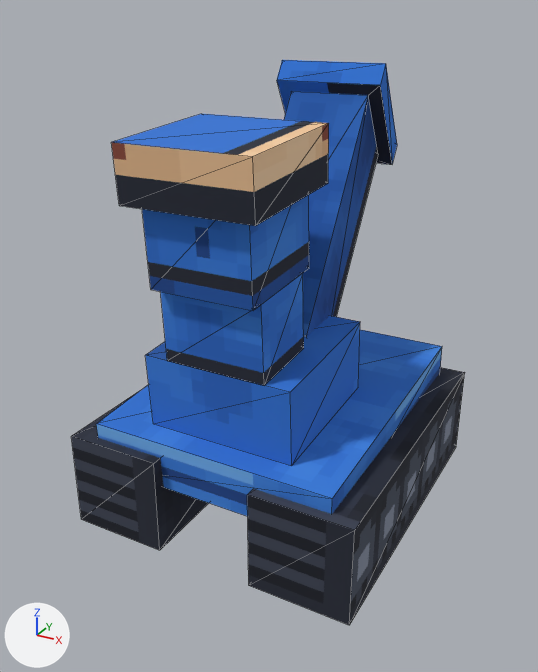
One commit to the glTF model public/assets/models/units/artillery_blue.glb: the scene before it, then after it.
Before and after are seen from a 50 mm lens placed at (0.811, -1.556, 1.21), pointed at (-0.007, -0.069, 0.466). Arrows for +X, +Y and +Z are at lower left; the lights stay in place. The older version comes first. Mesh edges are drawn as thin lines. Vertices at exactly the same position are counted once.

Names of what the first picture shows: 'barrel', 'chassis', 'hull', 'turret'.
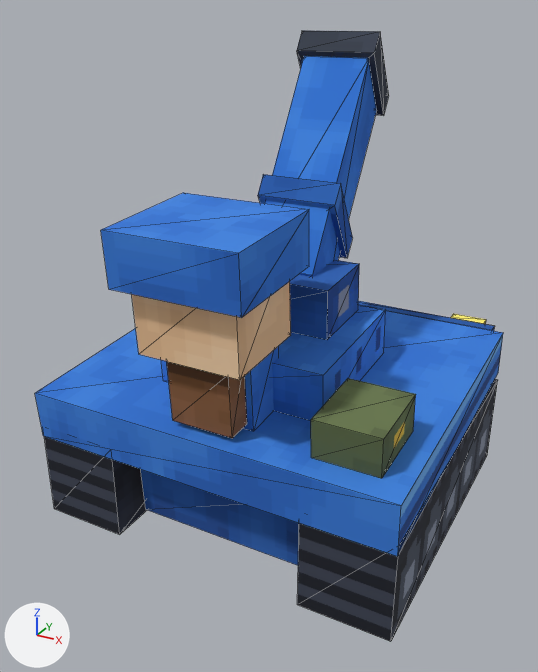
ob_root is not drawn itself; it is the parent of ob_chassis, ob_hull.

Where the change shows, as pixel boxes [x1, y1, x2, y2] in the pictures (538 x 672 px; the box of a moved part takes in the faces that stretch with it):
'turret', reshaped, rescaled, moved (14% wider, 30% shorter)
    before: [111, 114, 360, 466]
    after: [101, 193, 386, 438]
'hull', reshaped, rescaled, moved
    before: [96, 330, 442, 516]
    after: [35, 301, 503, 565]
'chassis', reshaped, rescaled, moved (15% wider)
    before: [71, 367, 465, 625]
    after: [44, 379, 498, 642]
'barrel', reshaped, rescaled, moved
    before: [277, 60, 397, 337]
    after: [258, 30, 389, 277]
part 1 of me_chassis_rigid_batch, moved or reshaped
    before: [71, 390, 208, 550]
    after: [44, 436, 147, 535]
part 2 of me_chassis_rigid_batch, moved or reshaped
    before: [247, 367, 465, 625]
    after: [297, 379, 498, 642]
part 4 of me_turret_rigid_batch, moved or reshaped
    before: [142, 195, 309, 310]
    after: [132, 281, 291, 380]
part 5 of me_turret_rigid_batch, added (blue)
    after: [101, 193, 309, 318]
part 6 of me_turret_rigid_batch, added (blue)
    after: [243, 346, 279, 431]
part 7 of me_turret_rigid_batch, added (blue)
    after: [161, 304, 386, 421]
part 8 of me_turret_rigid_batch, deleted (blue)
    before: [160, 273, 304, 385]
part 9 of me_turret_rigid_batch, deleted
    before: [111, 114, 329, 226]
part 10 of me_turret_rigid_batch, deleted (blue)
    before: [145, 316, 360, 466]
part 11 of me_turret_rigid_batch, added (blue)
    after: [290, 260, 359, 340]
part 12 of me_turret_rigid_batch, added (brown)
    after: [167, 362, 247, 438]

What changed in the scene script:
```text
Change me_chassis_rigid_batch:
    used by ob_chassis; parent = ob_root; location = (0.0, 0.0, 0.125)
    remove me_chassis_rigid_batch.from_pydata(...)  # 16 vertices, 24 faces; spans x -0.375..0.375, y -0.406..0.406, z -0.125..0.125
    add me_chassis_rigid_batch.from_pydata(...)  # 16 vertices, 24 faces; spans x -0.938..0.938, y -0.812..0.812, z -0.25..0.25
    me_chassis_rigid_batch part 1: the loose piece of 8 vertices spanning x -0.375..-0.125, y -0.406..0.406, z -0.125..0.125 is scaled about its middle by (1.75, 2, 2), then moved by (-0.469, 0.0, 0.0)
    me_chassis_rigid_batch part 2: the loose piece of 8 vertices spanning x 0.125..0.375, y -0.406..0.406, z -0.125..0.125 is scaled about its middle by (1.75, 2, 2), then moved by (0.469, 0.0, 0.0)
Change me_hull_rigid_batch:
    used by ob_hull; parent = ob_root; location = (0.0, 0.0, 0.188); rotation_euler = (0.0606, 0.0, 0.0), in degrees (3.5, 0, 0)
    remove me_hull_rigid_batch.from_pydata(...)  # 8 vertices, 12 faces; spans x -0.312..0.312, y -0.375..0.375, z 0.0..0.125
    add me_hull_rigid_batch.from_pydata(...)  # 48 vertices, 62 faces; spans x -0.938..0.938, y -0.812..0.938, z -0.25..0.562
    me_hull_rigid_batch part 3: 8 vertices removed from x -0.312..0.312, y -0.375..0.375, z 0.0..0.125; 48 vertices added at x -0.938..0.938, y -0.812..0.938, z -0.25..0.562
Change me_turret_rigid_batch:
    used by ob_turret; parent = ob_hull; location = (0.0, -0.125, 0.125)
    remove me_turret_rigid_batch.from_pydata(...)  # 32 vertices, 42 faces; spans x -0.188..0.188, y -0.25..0.188, z 0.0..0.688
    add me_turret_rigid_batch.from_pydata(...)  # 72 vertices, 94 faces; spans x -0.438..0.438, y -0.812..0.375, z 0.0..0.938
    me_turret_rigid_batch part 4: the loose piece of 8 vertices spanning x -0.125..0.125, y -0.219..0.031, z 0.375..0.625 is scaled about its middle by (2, 1.75, 1.75), then moved by (0.0, -0.438, 0.094)
    me_turret_rigid_batch part 5: a new loose piece, a box spanning x -0.312..0.312, y -0.812..-0.25, z 0.688..0.938, in mat_look (picture img_look)
    me_turret_rigid_batch part 6: the loose piece of 8 vertices spanning x -0.125..0.125, y -0.219..0.031, z 0.375..0.625 is copied, and the copy is scaled about its middle by (1.5, 1, 1.5), then moved by (0.0, -0.344, -0.312); it spans x -0.188..0.188, y -0.562..-0.312, z 0.0..0.375
    me_turret_rigid_batch part 7: a new loose piece, a box spanning x -0.438..0.438, y -0.375..0.375, z 0.0..0.25, in mat_look (picture img_look)
    me_turret_rigid_batch part 8: the loose piece of 8 vertices spanning x -0.125..0.125, y -0.188..0.0, z 0.188..0.375 is deleted
    me_turret_rigid_batch part 9: the loose piece of 8 vertices spanning x -0.156..0.156, y -0.25..0.062, z 0.562..0.688 is deleted
    me_turret_rigid_batch part 10: the loose piece of 8 vertices spanning x -0.188..0.188, y -0.188..0.188, z 0.0..0.188 is deleted
    me_turret_rigid_batch part 11: 32 vertices added at x -0.312..0.312, y -0.25..0.312, z 0.25..0.844
    me_turret_rigid_batch part 12: 8 vertices added at x -0.156..0.156, y -0.688..-0.562, z 0.031..0.344
Change me_barrel_rigid_batch:
    used by ob_barrel; parent = ob_turret; location = (0.0, 0.125, 0.156); scale = (1.12, 0.667, 1.12)
    remove me_barrel_rigid_batch.from_pydata(...)  # 16 vertices, 24 faces; spans x -0.125..0.125, y -0.108..0.607, z -0.112..0.538
    add me_barrel_rigid_batch.from_pydata(...)  # 24 vertices, 36 faces; spans x -0.188..0.188, y -0.1..1.174, z -0.12..1.027
    me_barrel_rigid_batch part 13: the whole mesh is rebuilt
Change ob_root:
    ob_root.scale: (1.0, 1.0, 1.0) -> (0.5, 0.5, 0.5)
Change ob_chassis:
    ob_chassis.location: (0.0, 0.0, 0.125) -> (0.0, 0.0, 0.25)
Change ob_hull:
    ob_hull.location: (0.0, 0.0, 0.188) -> (0.0, 0.0, 0.375)
Change ob_turret:
    ob_turret.location: (0.0, -0.125, 0.125) -> (0.0, -0.0625, 0.375)
Change ob_barrel:
    ob_barrel.location: (0.0, 0.125, 0.156) -> (0.0, 0.125, 0.375)
```
